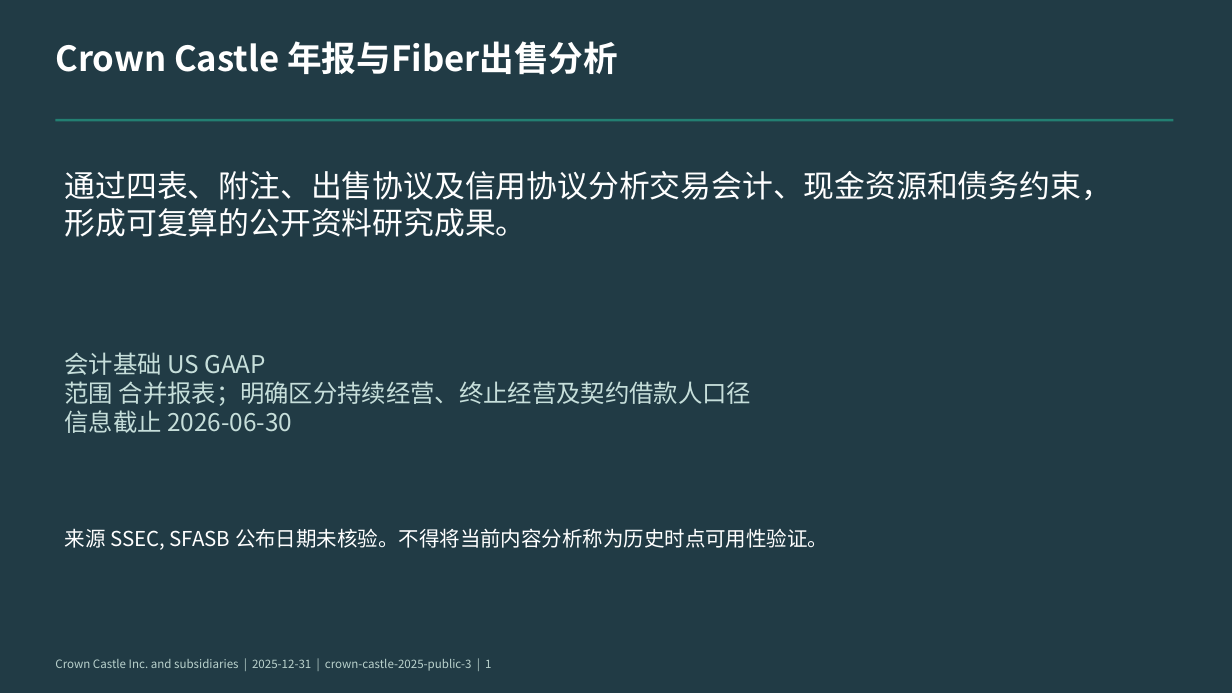
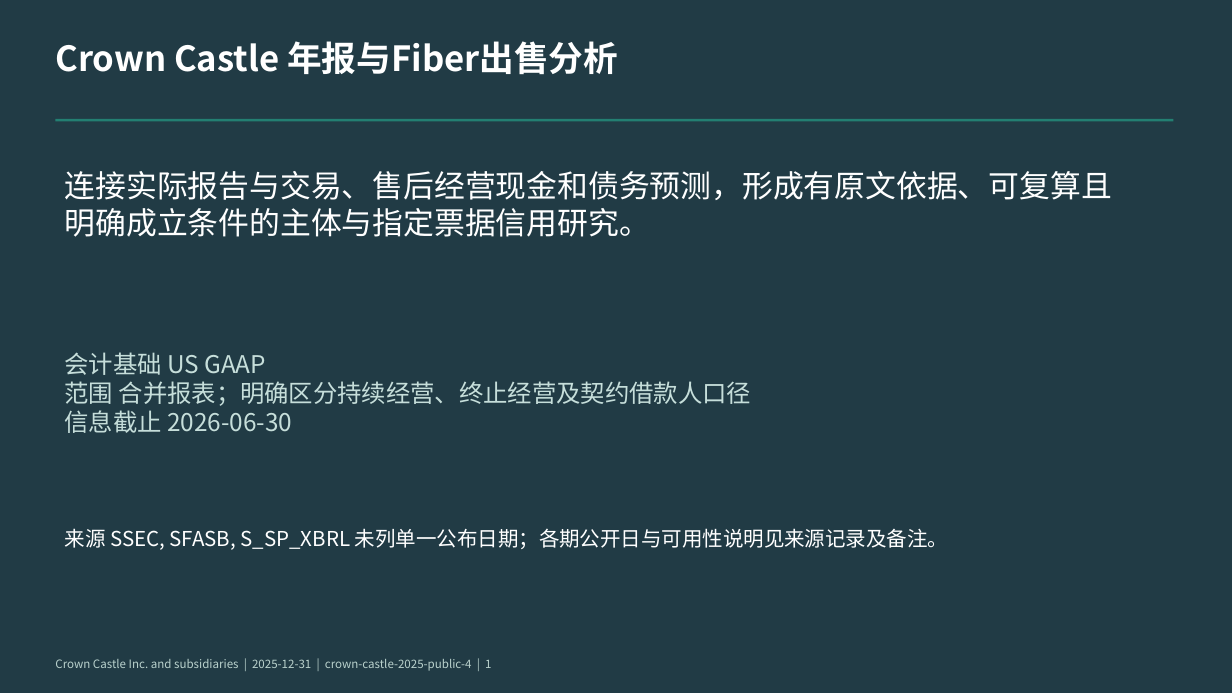
Before and after one commit to qingkongwanli0l/annual-report-analysis, a slide deck: slide 1 of examples/crown-castle-2025/deliverables/presentation.pptx. Drawn at 1232x693 pixels with LibreOffice and Linux fonts; fonts in the diff are those of the drawing. Boxes give left, top, right and bottom in pixels: in the first picture for what was removed or moved away, otherwise in the second. Text is boxed around its words. In the diff, an @@ line names an element or a change of style, - is before the commit and + after.

Commit message:
Complete Crown conditional credit case and recovery guidance

```diff
--- a/examples/crown-castle-2025/deliverables/presentation.pptx
+++ b/examples/crown-castle-2025/deliverables/presentation.pptx
@@ text at (65,171,1112,237): text changed @@
-通过四表、附注、出售协议及信用协议分析交易会计、现金资源和债务约束，
-形成可复算的公开资料研究成果。
+连接实际报告与交易、售后经营现金和债务预测，形成有原文依据、可复算且
+明确成立条件的主体与指定票据信用研究。
@@ text at (65,528,948,550): text changed @@
-来源 SSEC, SFASB 公布日期未核验。不得将当前内容分析称为历史时点可用性验证。
+来源 SSEC, SFASB, S_SP_XBRL 未列单一公布日期；各期公开日与可用性说明见来源记录及备注。
@@ text at (55,659,491,671): text changed @@
-Crown Castle Inc. and subsidiaries | 2025-12-31 | crown-castle-2025-public-3 | 1
+Crown Castle Inc. and subsidiaries | 2025-12-31 | crown-castle-2025-public-4 | 1
```
Also in this commit, not shown: 7 other slides changed, 8 slides added, 1 slide removed, 11 other files.
